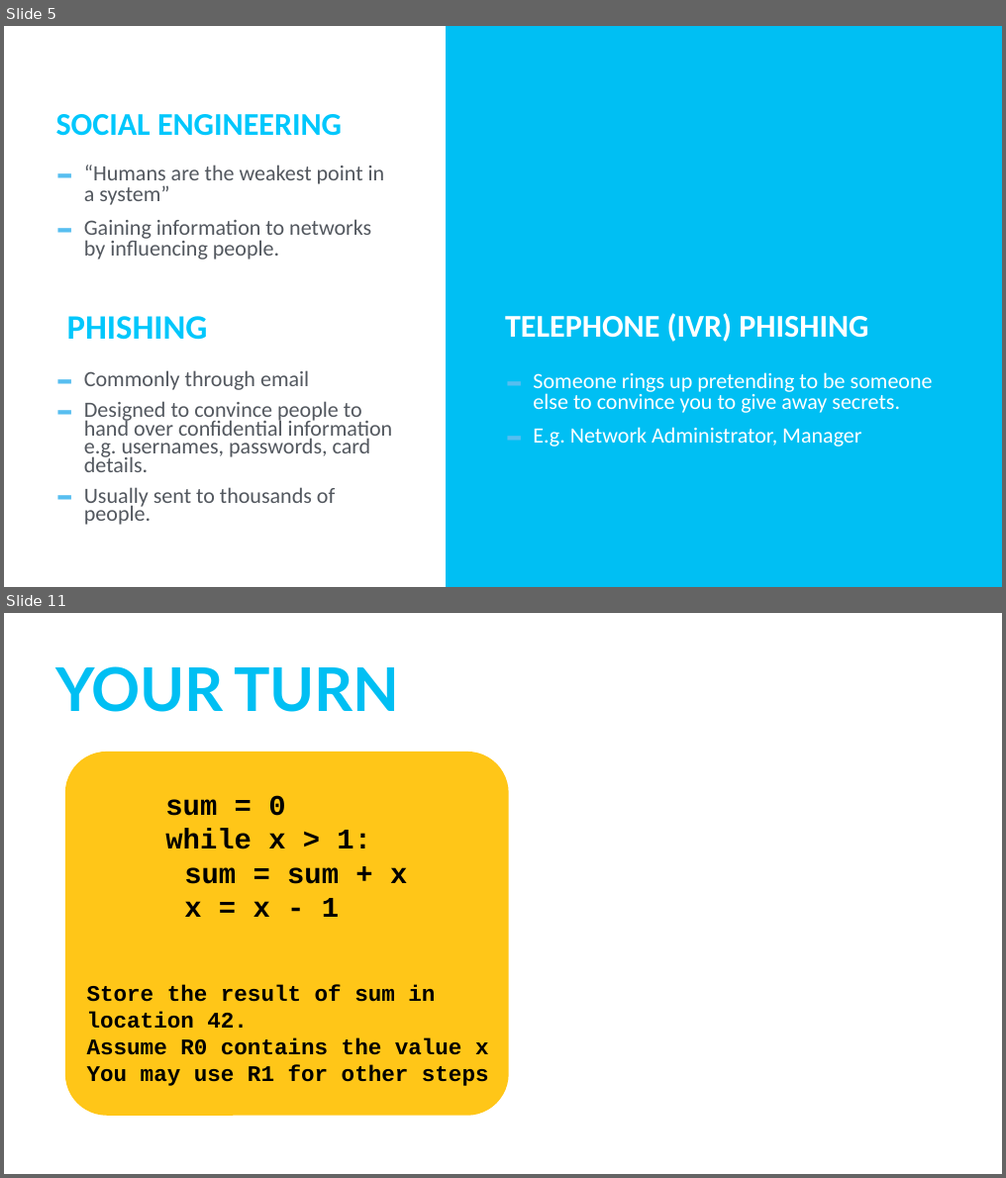
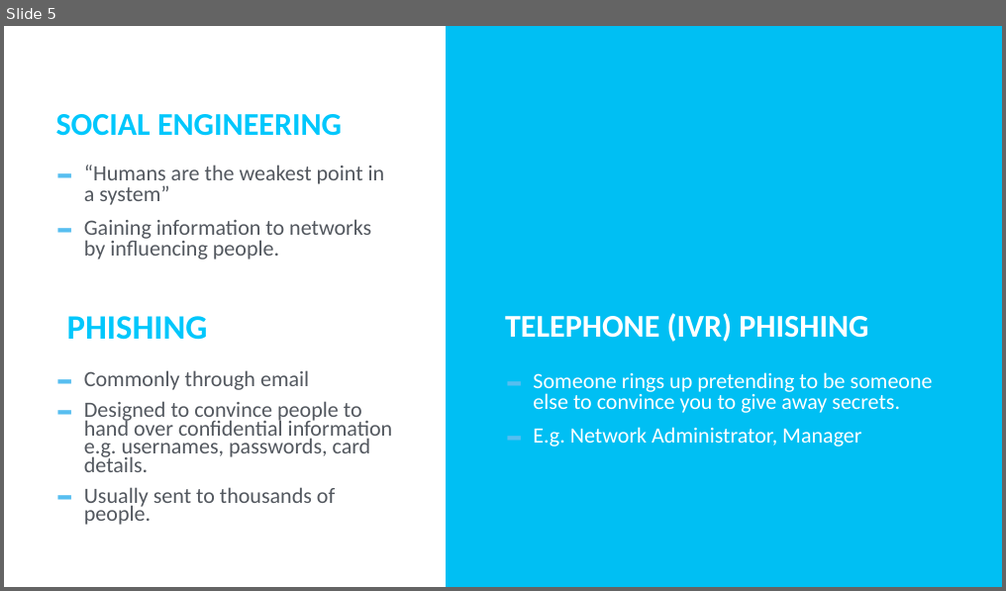
Before and after one commit to TommyWoodley/teaching, a slide deck: Y10/Attacks/AttacksPresentation.pptx. Shown one above the other, each under a label of ours: slides 5 and 11 before the commit, slide 5 after it; the slides between them are not shown. The pictures are 1006x1178 and 1006x591 pixels, drawn with LibreOffice and Linux fonts; fonts in the diff are those of the drawing. Boxes give left, top, right and bottom in pixels: in the first picture for what was removed or moved away, otherwise in the second. Text is boxed around its words. In the diff, an @@ line names an element or a change of style, - is before the commit and + after.

```diff
--- a/Y10/Attacks/AttacksPresentation.pptx
+++ b/Y10/Attacks/AttacksPresentation.pptx
@@ slide 11 removed at <box>4,613,1002,1174</box>, background #FFFFFF @@
@@ title removed at <box>56,666,399,712</box> @@
-YOUR TURN
@@ rounded rectangle removed at <box>65,752,509,1116</box> @@
@@ text removed at <box>165,795,407,917</box> @@
-sum = 0
-while x > 1:
-  sum = sum + x
-  x = x - 1
@@ text removed at <box>87,984,489,1086</box> @@
-Store the result of sum in location 42.
-Assume R0 contains the value x
-You may use R1 for other steps
```
Also in this commit, not shown: 4 slides added, 7 other slides removed, 1 other file.
